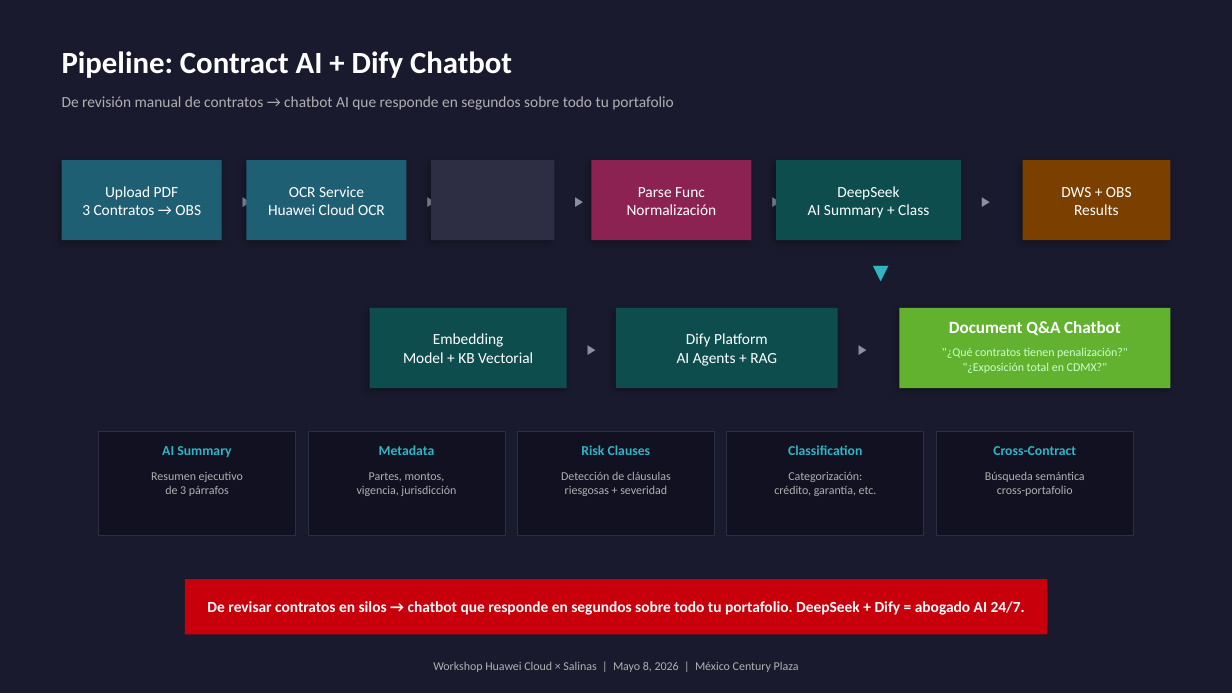
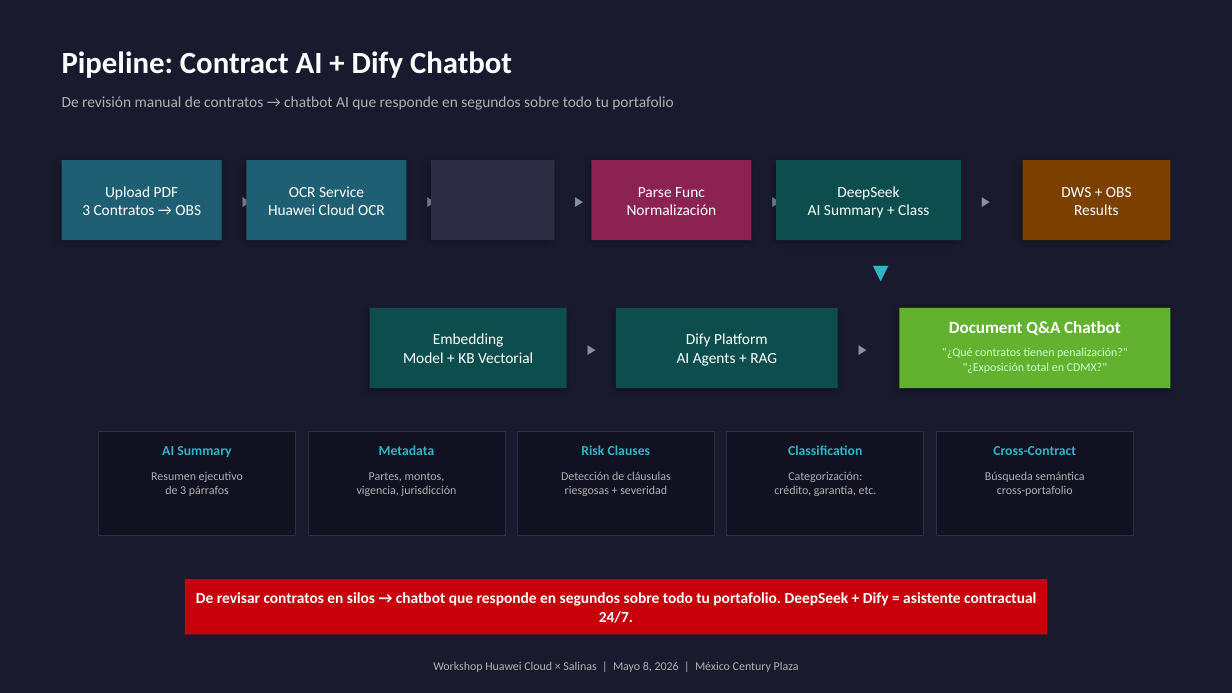
Before and after one commit to Borre/ayco-huawei-cloud, a slide deck: slide 3 of docs/slides-arquitectura.pptx. Drawn at 1232x693 pixels with LibreOffice and Linux fonts; fonts in the diff are those of the drawing. Boxes give left, top, right and bottom in pixels: in the first picture for what was removed or moved away, otherwise in the second. Text is boxed around its words. In the diff, an @@ line names an element or a change of style, - is before the commit and + after.

```diff
--- a/docs/slides-arquitectura.pptx
+++ b/docs/slides-arquitectura.pptx
@@ text at box(196, 592, 1036, 623): text changed @@
-De revisar contratos en silos → chatbot que responde en segundos sobre todo tu portafolio. DeepSeek + Dify = abogado AI 24/7.
+De revisar contratos en silos → chatbot que responde en segundos sobre todo tu portafolio. DeepSeek + Dify = asistente contractual 24/7.
```
Also in this commit, not shown: 2 other slides changed, 6 other files.
